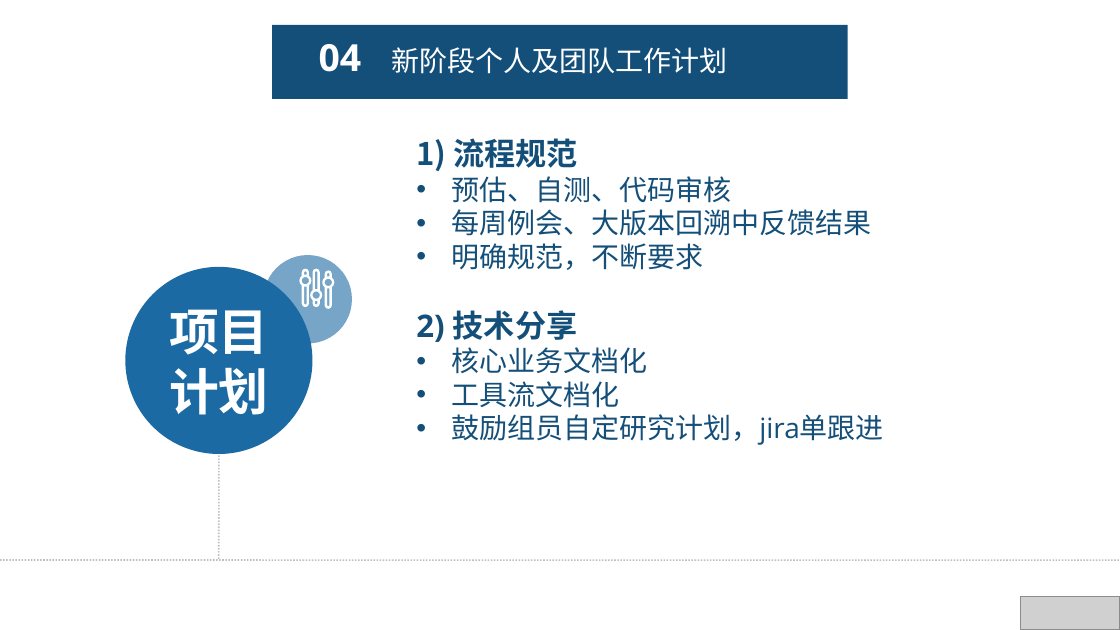
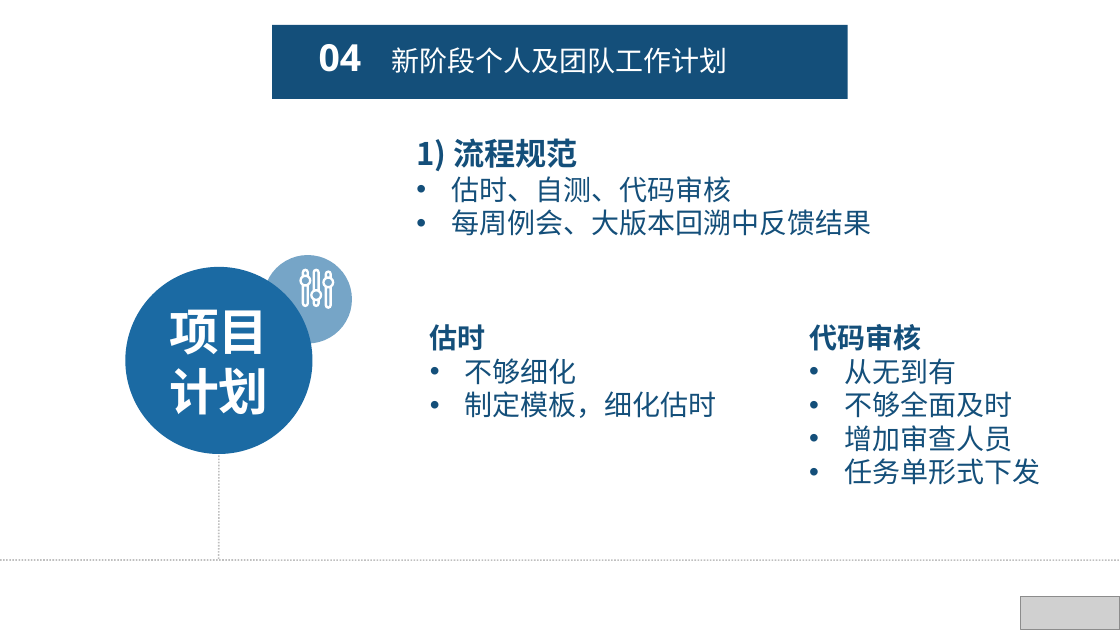
Before and after one commit to fengyuyu/world_rpg, a slide deck: slide 8 of 陈国锋-述职报告 .pptx. Drawn at 1120x630 pixels with LibreOffice and Linux fonts; fonts in the diff are those of the drawing; grey boxes stand for pictures. Boxes give left, top, right and bottom in pixels: in the first picture for what was removed or moved away, otherwise in the second. Text is boxed around its words. In the diff, an @@ line names an element or a change of style, - is before the commit and + after.

```diff
--- a/陈国锋-述职报告 .pptx
+++ b/陈国锋-述职报告 .pptx
@@ text at [451, 176, 731, 203]: text changed @@
-• 预估、自测、代码审核
+• 估时、自测、代码审核
@@ text at [416, 243, 884, 445]: paragraphs removed @@
-• 明确规范，不断要求
-2) 技术分享
-• 核心业务文档化
-• 工具流文档化
-• 鼓励组员自定研究计划，jira单跟进
@@ text added at [430, 324, 717, 418], 18 pt, text #144F7A @@
+估时
+• 不够细化
+• 制定模板，细化估时
@@ text added at [809, 324, 1040, 485], 18 pt, text #144F7A @@
+代码审核
+• 从无到有
+• 不够全面及时
+• 增加审查人员
+• 任务单形式下发
```
Also in this commit, not shown: 3 other slides changed, 2 slides added, 2 slides removed, 1 other file.
